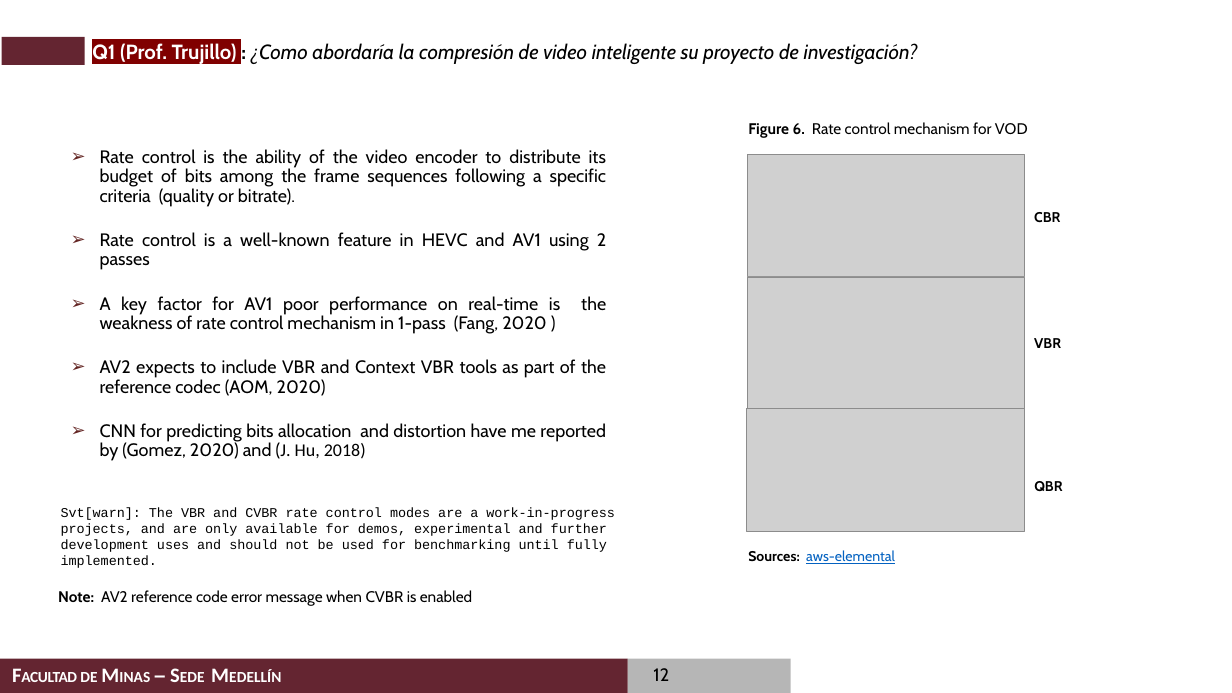
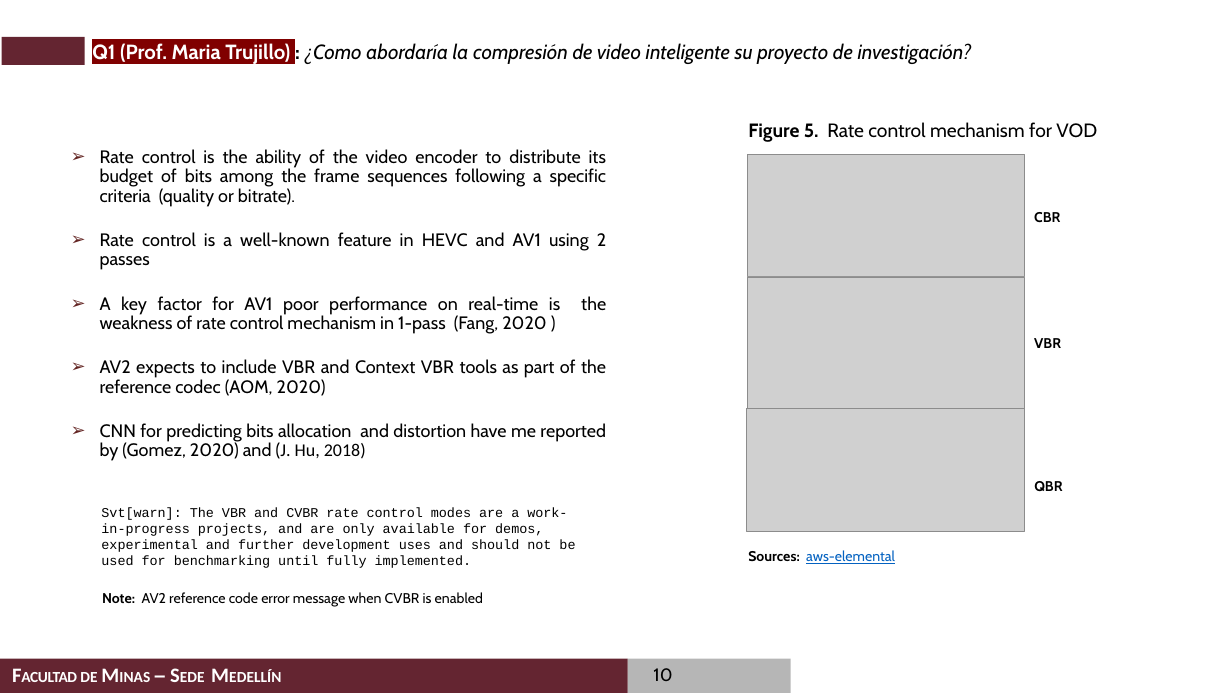
Before and after one commit to casalazarh/Examen-de-Calificacion-2020, a slide deck: slide 10 of presentation/Examen de Calificacion de Doctorado_Carlos_Alberto_Salazar.pptx (slide 12 before the commit). Drawn at 1232x693 pixels with LibreOffice and Linux fonts; fonts in the diff are those of the drawing; grey boxes stand for pictures; background and template pictures are left out. Boxes give left, top, right and bottom in pixels: in the first picture for what was removed or moved away, otherwise in the second. Text is boxed around its words. In the diff, an @@ line names an element or a change of style, - is before the commit and + after.

```diff
--- a/presentation/Examen de Calificacion de Doctorado_Carlos_Alberto_Salazar.pptx
+++ b/presentation/Examen de Calificacion de Doctorado_Carlos_Alberto_Salazar.pptx
@@ title at (92, 43, 972, 64): text changed @@
-Q1 (Prof. Trujillo) : ¿Como abordaría la compresión de video inteligente su proyecto de investigación?
+Q1 (Prof. Maria Trujillo) : ¿Como abordaría la compresión de video inteligente su proyecto de investigación?
@@ text at (748, 122, 1097, 142): text changed; size 12 to 15 pt @@
-  Figure 6. Rate control mechanism for VOD
+  Figure 5. Rate control mechanism for VOD
@@ text "Svt[warn]: The VBR and CVBR ..." rewrapped from (61, 507, 615, 568) to (101, 507, 575, 568) @@
@@ text "Note: AV2 reference code error ...": place and size @@
-text "Note: AV2 reference code error ..." at (58, 590, 472, 606)
+text "Note: AV2 reference code error ..." at (102, 592, 483, 607)
@@ text "Note: AV2 reference code error ..." at (102, 592, 483, 607): size 12 to 11 pt @@
@@ page number at (653, 668, 672, 681): text changed @@
-12
+10
```
Also in this commit, not shown: 14 other slides changed.
